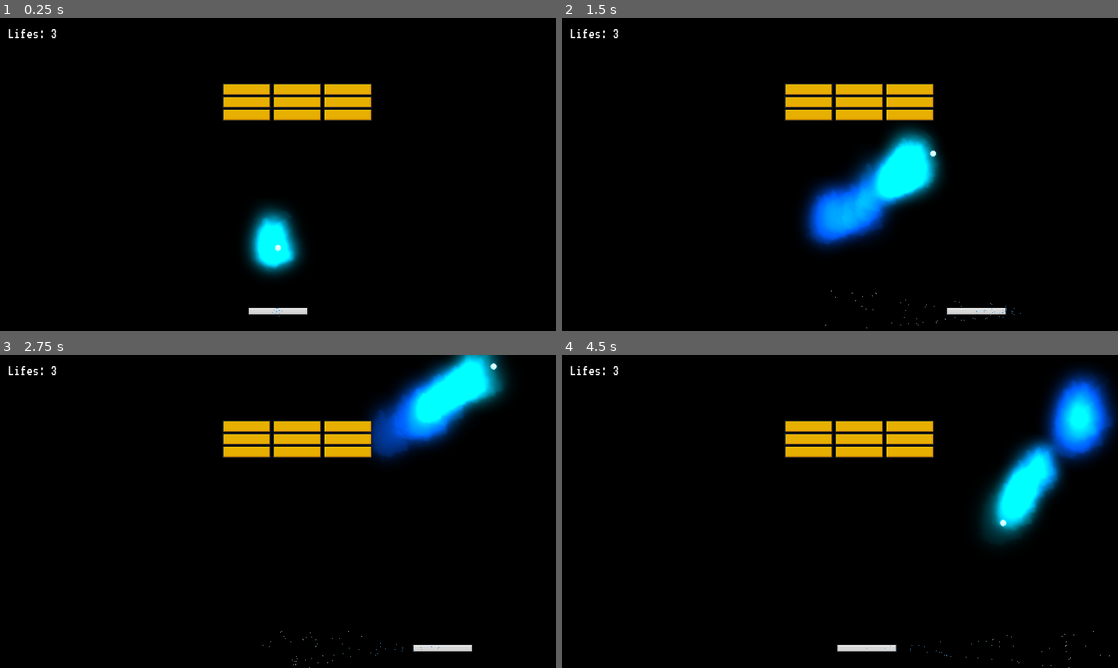
Above: before the commit, frames 1-4 (two rows, left to right).
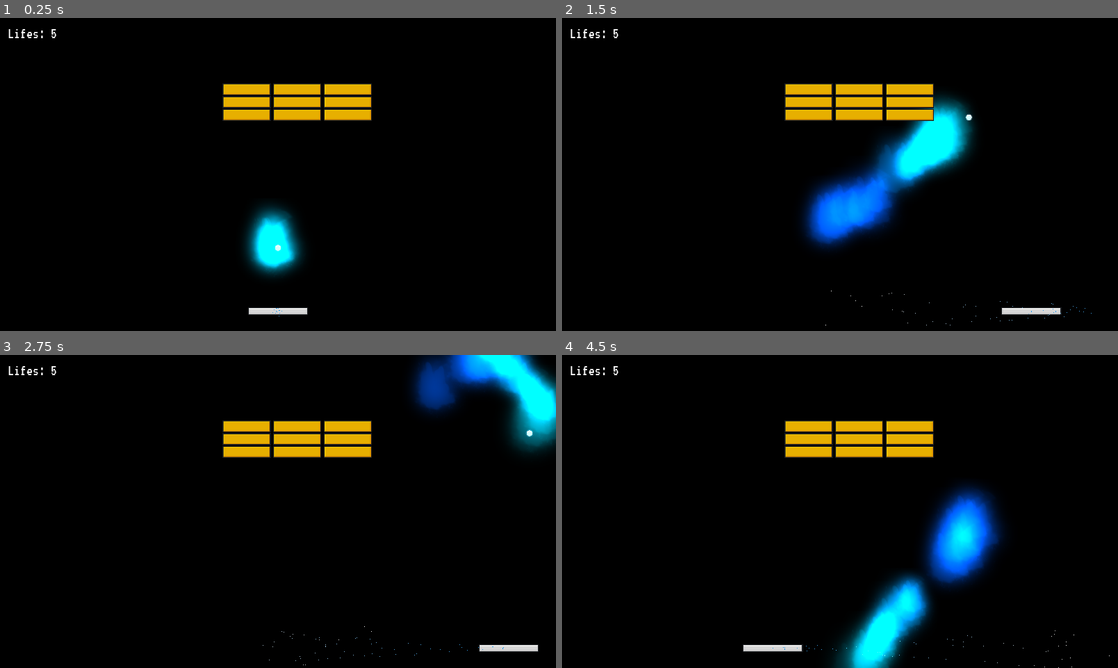
Above: after the commit, the same moments.

Repository: alwong18/Brick-Breaker
Game: Godot game, scene res://Scenes/main.tscn
The game is run twice, just before and just after one commit, with the same random seed, the same clock (stepped at 60 frames per second) and the same inputs.
Inputs:
- Up to frame 1 (0.25 s): no input
- Up to frame 2 (1.5 s): hold D (right) 0.53-1.28 s; hold A (left) from 1.28 s (still down)
- Up to frame 3 (2.75 s): release A (left) at 2.03 s; hold D (right) from 2.03 s (still down)
- Up to frame 4 (4.5 s): release D (right) at 3.53 s; hold A (left) from 3.53 s (still down)

The runs differ from the first frame. In frame 1, less than 0.1% of the frame differs, in the area x 9-11%, y 3-7%; in frame 2, 5.6%; in frame 3, 8.3%; in frame 4, 13%, in the area x 9-100%, y 3-100%.

Commit message:
changed speed, lives, and added level 3

Diff:
--- a/Scripts/ball.gd
+++ b/Scripts/ball.gd
@@ -6,8 +6,8 @@
 
 const VELOCITY_LIMIT = 40
 
-@export var ball_speed = 17
-@export var lifes = 3
+@export var ball_speed = 20
+@export var lifes = 5
 @export var death_zone: DeathZone
 @export var ui: UI
 
@@ -47,13 +47,11 @@
 
 	elif (collider is Brick):
 		ball_collision(collider)
-		brick_explosion.emitting = true
 		ball_hit_brick_sound.play()
 
 	else:
 		velocity = velocity.bounce(collision.get_normal())
 		ball_hit_wall_sound.play()
-		wall_explosion.emitting = true
 
 
 func start_ball():
--- a/Scripts/level_definitions.gd
+++ b/Scripts/level_definitions.gd
@@ -14,13 +14,13 @@
 	[3,4,5,1,2]
 ]
 
-#var level_3 = [
-	#[5,5,5,5,5,5,5,5],
-	#[5,5,4,4,4,5,5,5],
-	#[0,0,5,5,5,3,0,0],
-	#[2,2,2,4,4,4,5,5],
-	#[1,1,1,1,1,1,1,1]
-#]
+var level_3 = [
+	[5,5,5,5,5,5,5,5],
+	[5,5,4,4,4,5,5,5],
+	[0,0,5,5,5,3,0,0],
+	[2,2,2,4,4,4,5,5],
+	[1,1,1,1,1,1,1,1]
+]
 
 var levels = [level_1, level_2]
 
--- a/Scripts/paddle.gd
+++ b/Scripts/paddle.gd
@@ -7,7 +7,7 @@
 var half_paddle_width: float
 var is_ball_started = false
 
-@export var speed = 500
+@export var speed = 700
 @export var camera: Camera2D
 
 @onready var ball = $"../Ball" as Ball
